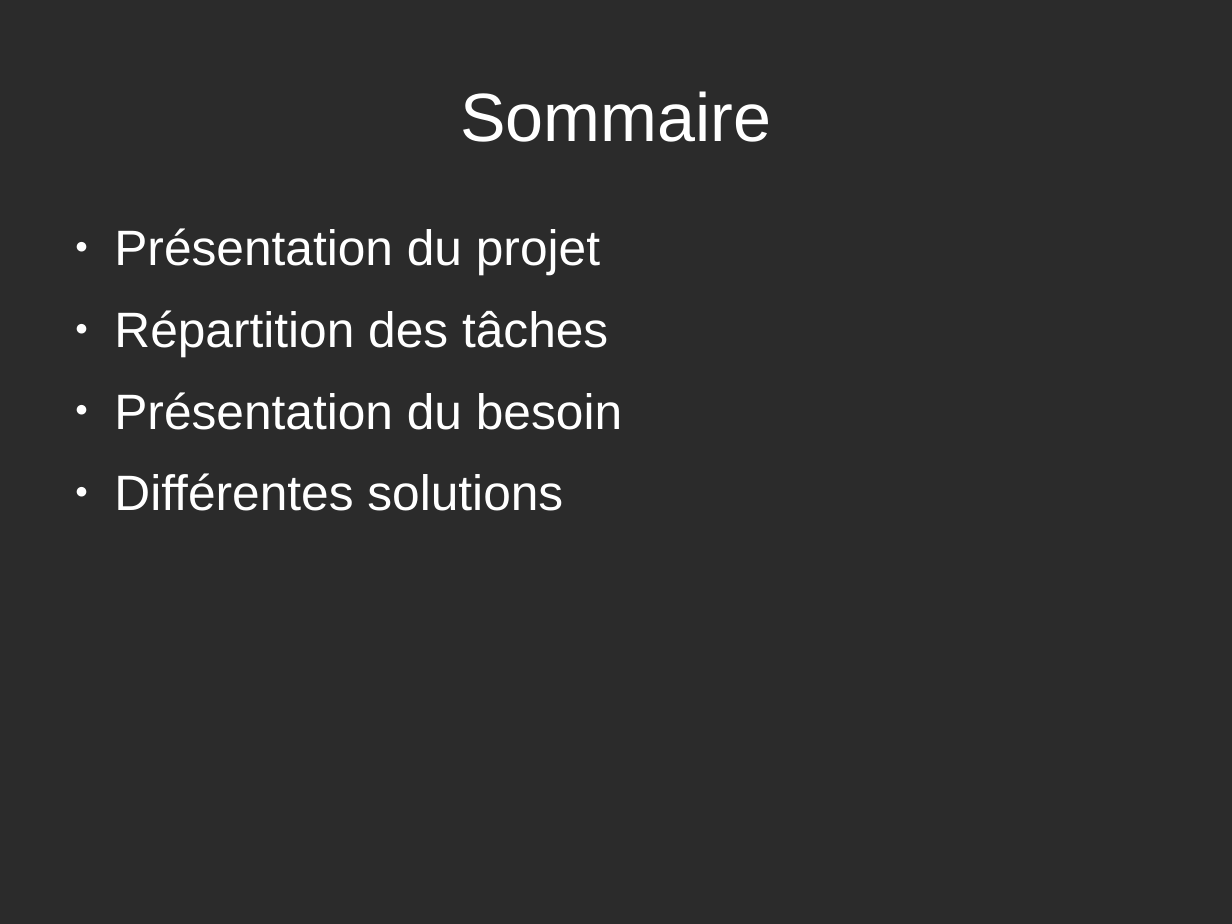
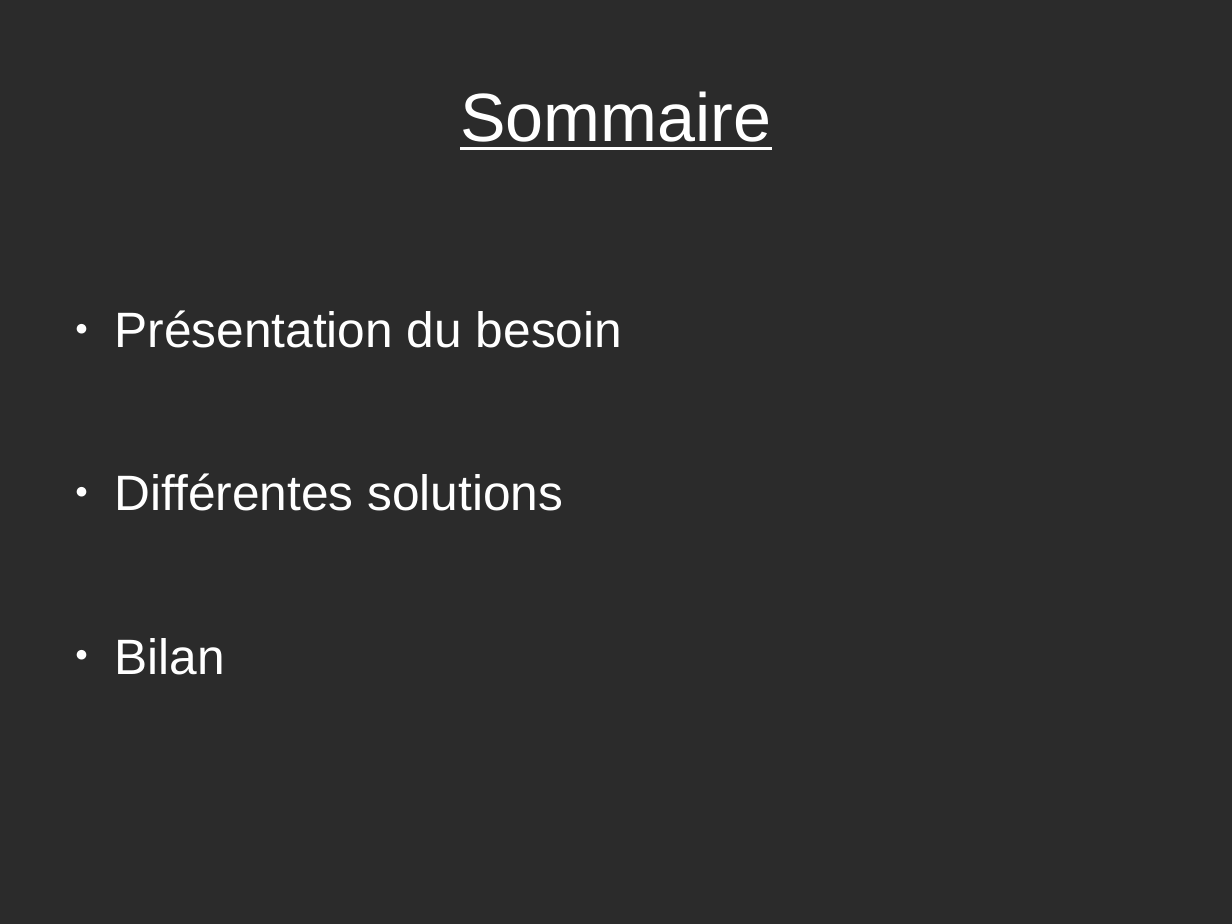
Before and after one commit to VisiteVirtuelle/-diteur-de-maison, a slide deck: slide 2 of Thomas Duditlieux - Diapo de Projet.odp. Drawn at 1232x924 pixels with LibreOffice and Linux fonts; fonts in the diff are those of the drawing; background and template pictures are left out; a plain dark background stands for a picture behind light text. Boxes give left, top, right and bottom in pixels: in the first picture for what was removed or moved away, otherwise in the second. Text is boxed around its words. In the diff, an @@ line names an element or a change of style, - is before the commit and + after.

Commit message:
[IMP] Présentation

```diff
--- a/Thomas Duditlieux - Diapo de Projet.odp
+++ b/Thomas Duditlieux - Diapo de Projet.odp
@@ title "Sommaire" at bbox=[460, 91, 771, 150]: underline on @@
@@ text at bbox=[114, 228, 608, 357]: paragraphs removed @@
-● Présentation du projet
-● Répartition des tâches
@@ text at bbox=[114, 638, 224, 675]: paragraph added @@
+● Bilan
```
Also in this commit, not shown: 1 other slide changed, 8 slides added, 1 slide removed, 1 other file.
